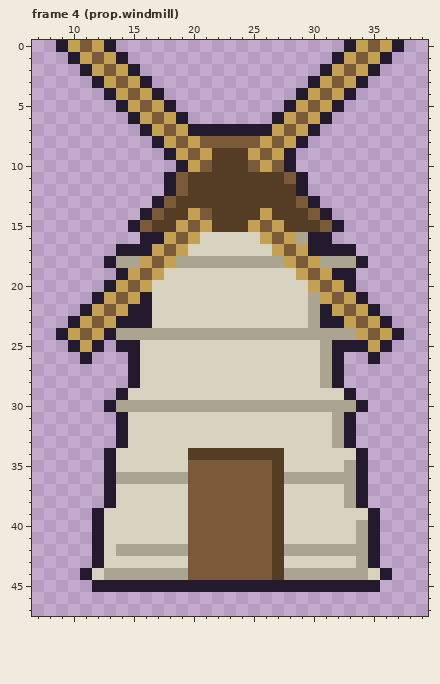
A pixel-art file gets an edit: assets/aseprite/props_big.aseprite. That is the earlier state.
48x48 pixels, 5 frames. Shown: frame 4 (prop.windmill): x 7..39, y 0..47. The commit also changed other frames, which this record leaves out.
The result:
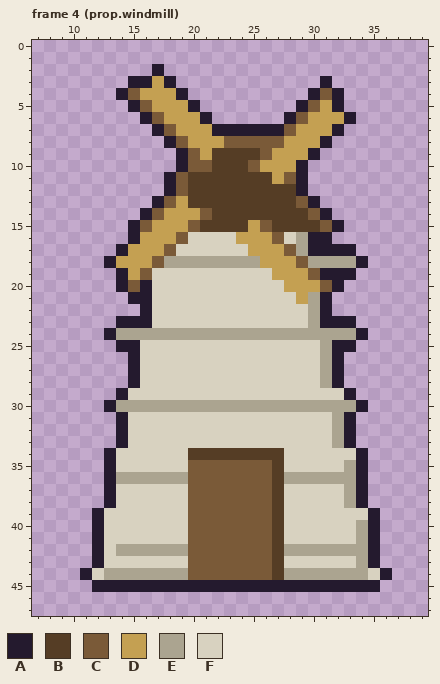
Palette (. is transparent): A #241a2e  B #553d25  C #7a5a38  D #c4a052  E #aba490  F #d8d2c0
Edits made:
--- frame 4 (prop.windmill)
@@ x 7..39 @@
- 0 ..ADCDA...................ADCDA..
- 1 ...ADCDA.................ADCDA...
- 2 ....ADCDA...............ADCDA....
- 3 .....ADCDA.............ADCDA.....
- 4 ......ADCDA...........ADCDA......
- 5 .......ADCDA.........ADCDA.......
- 6 ........ADCDA.......ADCDA........
- 7 .........ADCDAAAAAAADCDA.........
- 8 ..........ADCDCCCCCDCDA..........
- 9 ...........ADCDBBBDCDA...........
-10 ............ADCBBBCDCA...........
-11 ...........ACBBBBBBBBCA..........
+ 0 .................................
+ 1 .................................
+ 2 ..........A......................
+ 3 ........AADA............A........
+ 4 .......ACDDDA..........ACA.......
+ 5 ........ACDDDA........ACDA.......
+ 6 .........ACDDDA......ACDDDA......
+ 7 ..........ACDDDAAAAAACDDDA.......
+ 8 ...........ACDDDCCCCCDDDA........
+ 9 ............ACDBBBBCDDDA.........
+10 ............ACCBBBCDDDA..........
+11 ...........ACBBBBBBBDCA..........
 12 ...........ACBBBBBBBBBA..........
-13 ..........ACBBBBBBBBBBCA.........
-14 .........ACBBDCBBBBDBBBCA........
-15 ........ACBBDCDBBBDCDBBBCA.......
-16 .........AADCDFFFFFDCDEAA........
-17 .......AAADCDFFFFFFFDCDAAAA......
-18 ......AEEDCDEEEEEEEEEDCDEEEA.....
-19 .......ADCDFFFFFFFFFFFDCDAA......
-20 ......ADCDFFFFFFFFFFFFFDCDA......
-21 .....ADCDAFFFFFFFFFFFFFEDCDA.....
-22 ....ADCDAAFFFFFFFFFFFFFEADCDA....
-23 ...ADCDAAAFFFFFFFFFFFFFEAADCDA...
-24 ..ADCDAEEEEEEEEEEEEEEEEEEEEDCDA..
-25 ...ADA.AAFFFFFFFFFFFFFFFEAAADA...
-26 ....A...AFFFFFFFFFFFFFFFEA..A....
+13 ..........ACDBBBBBBBBBCA.........
+14 .........ACDDDCBBBBBBBBCA........
+15 ........ACDDDCBBBBDCBBBBCA.......
+16 ........ADDDCFFFFDDDCFEAA........
+17 .......ADDDCFFFFFFDDDCEAAAA......
+18 ......ADDDCEEEEEEEEDDDCEEEEA.....
+19 .......ADCFFFFFFFFFFDDDCAAA......
+20 .......ACAFFFFFFFFFFFDDDCA.......
+21 ........AAFFFFFFFFFFFFDEA........
+22 .........AFFFFFFFFFFFFFEA........
+23 .......AAAFFFFFFFFFFFFFEAAA......
+24 ......AEEEEEEEEEEEEEEEEEEEEA.....
+25 .......AAFFFFFFFFFFFFFFFEAA......
+26 ........AFFFFFFFFFFFFFFFEA.......
 27 ........AFFFFFFFFFFFFFFFEA.......
